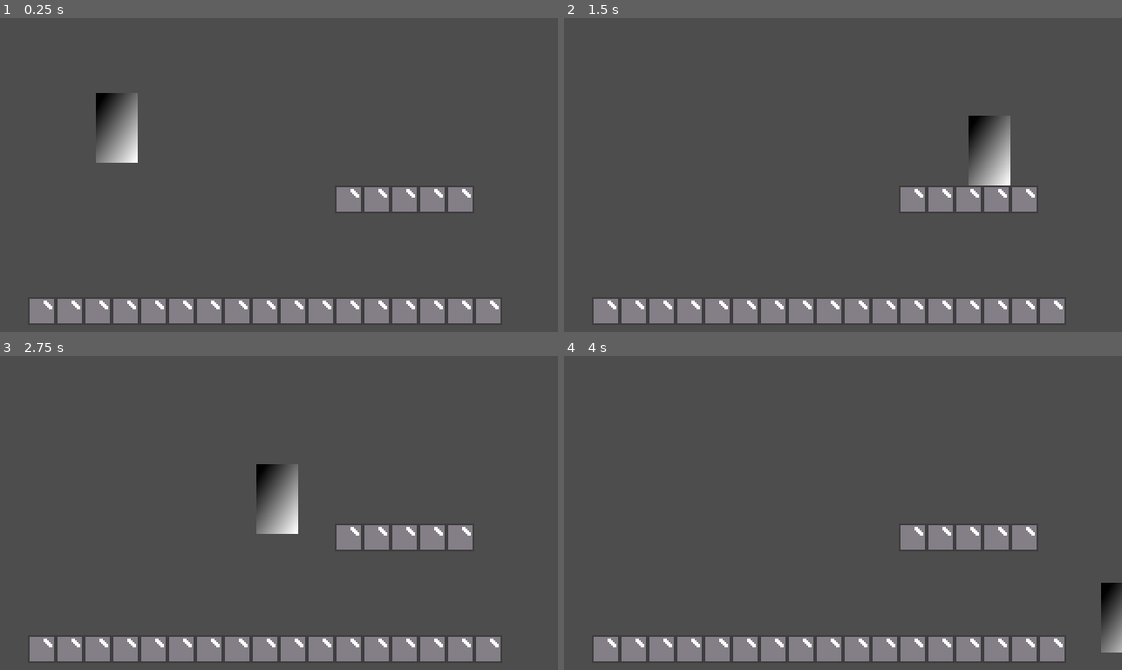
Above: before the commit, frames 1-4 (two rows, left to right).
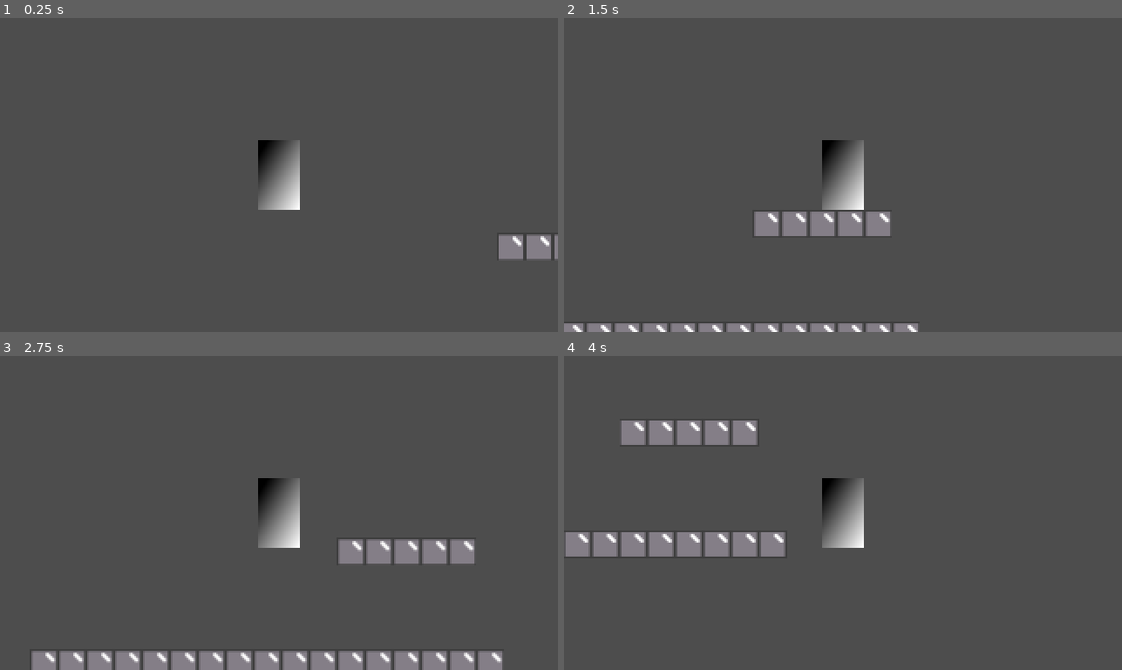
Above: after the commit, the same moments.

Repository: Burning-Cactus/MVM28-Symbiote
Game: Godot game, scene res://test_world.tscn
The game is run twice, just before and just after one commit, with the same random seed, the same clock (stepped at 60 frames per second) and the same inputs.
Inputs:
- Up to frame 1 (0.25 s): no input
- Up to frame 2 (1.5 s): hold Shift (run) 0.53-1.28 s; hold D (move_right) from 0.53 s (still down); tap Space (jump) at 0.77 s; tap Shift (run) at 1.35 s
- Up to frame 3 (2.75 s): tap Space (jump) at 1.52 s; release D (move_right) at 2.03 s; hold A (move_left) from 2.03 s (still down); hold Shift (run) from 2.03 s (still down)
- Up to frame 4 (4 s): release A (move_left) at 2.78 s; release Shift (run) at 2.78 s; hold D (move_right) from 2.78 s (still down); tap Shift (run) at 2.85 s; tap Space (jump) at 3.02, 3.77 s; hold Shift (run) from 3.53 s (still down)

The runs differ from the first frame. In frame 1, 11% of the frame differs, in the area x 5-100%, y 23-98%; in frame 2, 13%; in frame 3, 10%; in frame 4, 14%, in the area x 0-100%, y 20-98%.

Commit message:
Add a camera that follows the player.

Diff:
--- a/player.tscn
+++ b/player/player.tscn
@@ -1,6 +1,6 @@
 [gd_scene load_steps=5 format=3 uid="uid://cc2a5lylx720"]
 
-[ext_resource type="Script" uid="uid://dega4ejgwbbdi" path="res://player.gd" id="1_4flbx"]
+[ext_resource type="Script" uid="uid://dega4ejgwbbdi" path="res://player/player.gd" id="1_4flbx"]
 
 [sub_resource type="Gradient" id="Gradient_4flbx"]
 
--- /dev/null
+++ b/player/player_camera.gd
@@ -0,0 +1,14 @@
+# Extended camera node to avoid loading a whole scene when a camera is needed.
+class_name PlayerCamera
+extends Camera2D
+
+@export var player: Node2D
+var target: Node2D
+
+func _ready() -> void:
+	assert(player != null, "Error: player must not be null!")
+	target = player
+
+# Follow the target.
+func _process(delta: float) -> void:
+	position = target.position
--- a/test_world.tscn
+++ b/test_world.tscn
@@ -1,7 +1,8 @@
-[gd_scene load_steps=5 format=4 uid="uid://by41kq6qmby20"]
+[gd_scene load_steps=6 format=4 uid="uid://by41kq6qmby20"]
 
-[ext_resource type="Texture2D" uid="uid://xdf8xuqhqbjq" path="res://assets/placeholder.png" id="1_dxppu"]
-[ext_resource type="PackedScene" uid="uid://cc2a5lylx720" path="res://player.tscn" id="2_gy3sr"]
+[ext_resource type="Texture2D" uid="uid://xdf8xuqhqbjq" path="res://resources/placeholder.png" id="1_dxppu"]
+[ext_resource type="PackedScene" uid="uid://cc2a5lylx720" path="res://player/player.tscn" id="2_gy3sr"]
+[ext_resource type="Script" uid="uid://cs46uhgsmikdr" path="res://player/player_camera.gd" id="3_1lwx6"]
 
 [sub_resource type="TileSetAtlasSource" id="TileSetAtlasSource_gy3sr"]
 texture = ExtResource("1_dxppu")
@@ -21,3 +22,8 @@
 
 [node name="Player" parent="." instance=ExtResource("2_gy3sr")]
 position = Vector2(67, 34)
+
+[node name="PlayerCamera" type="Camera2D" parent="." node_paths=PackedStringArray("player")]
+script = ExtResource("3_1lwx6")
+player = NodePath("../Player")
+metadata/_custom_type_script = "uid://cs46uhgsmikdr"
Renamed: player.gd -> player/player.gd
Renamed: player.gd.uid -> player/player.gd.uid
Not shown, added: player/player_camera.gd.uid
Renamed: assets/placeholder.png -> resources/placeholder.png
Not shown, changed: resources/placeholder.png.import
